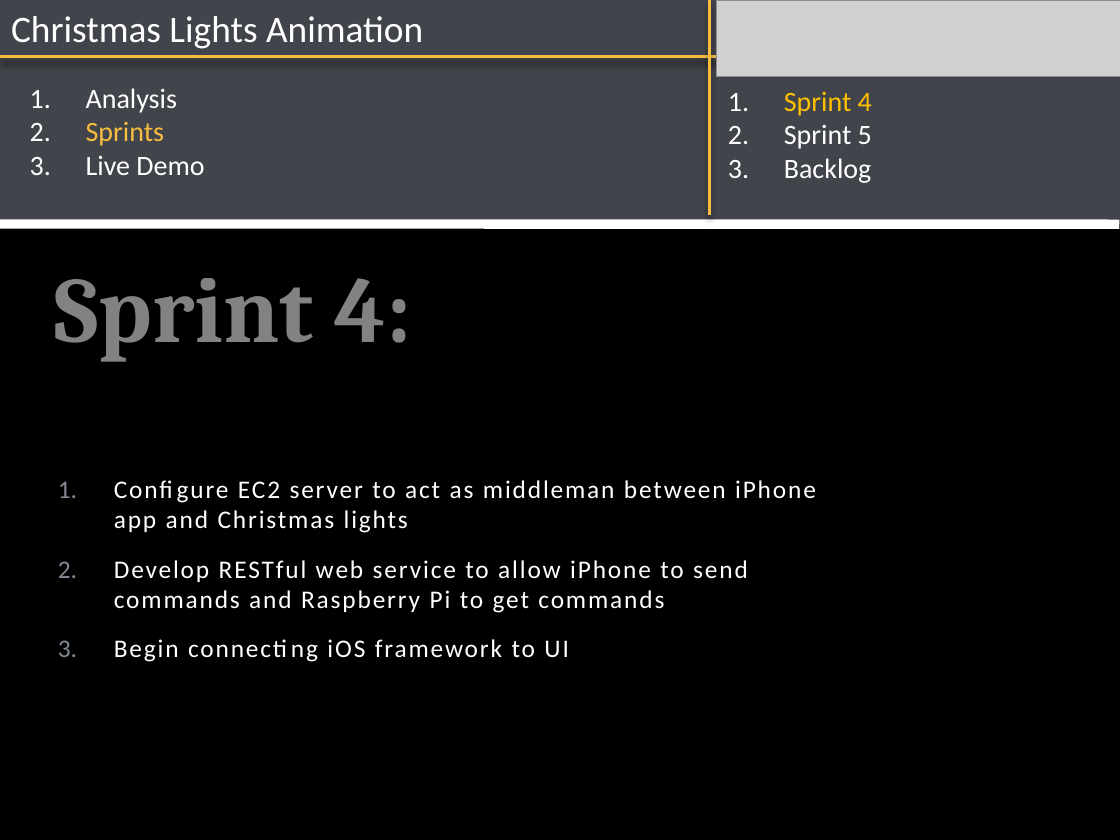
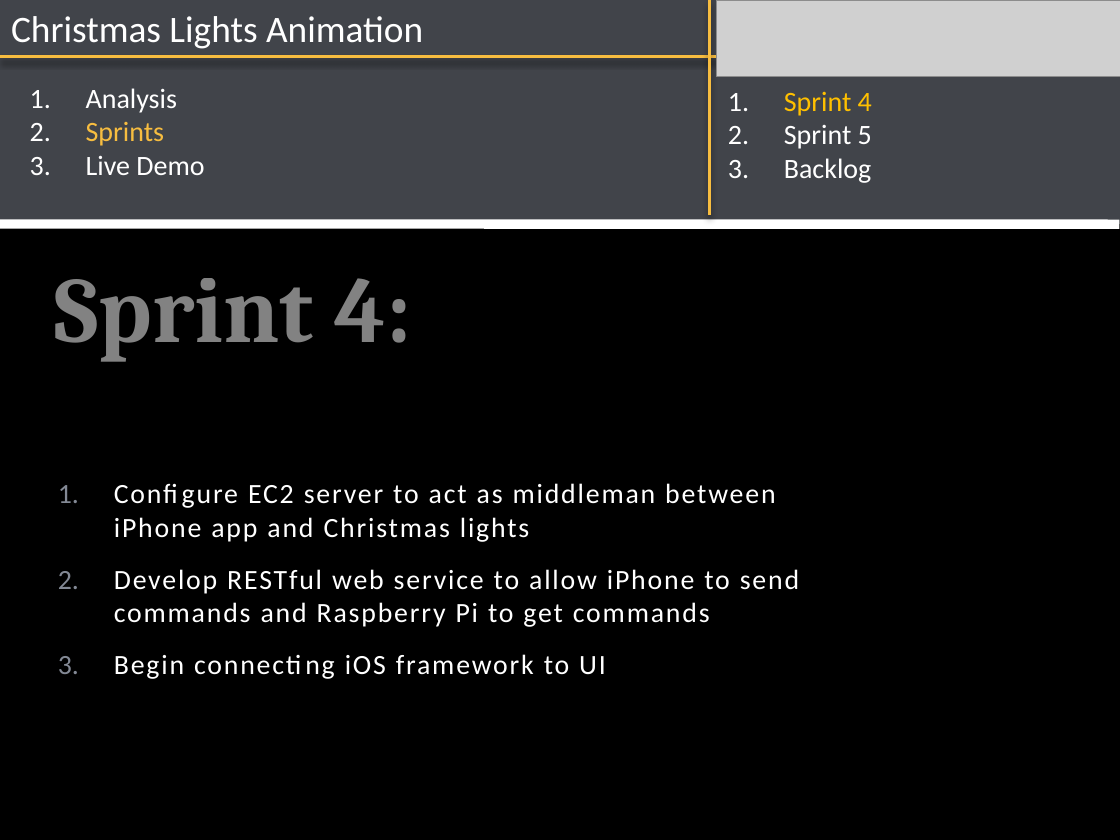
Before and after one commit to SDSMT-CSC/XMASLA, a slide deck: slide 4 of documents/Presentation 3.pptx. Drawn at 1120x840 pixels with LibreOffice and Linux fonts; fonts in the diff are those of the drawing; grey boxes stand for pictures; background and template pictures are left out. Boxes give left, top, right and bottom in pixels: in the first picture for what was removed or moved away, otherwise in the second. Text is boxed around its words. In the diff, an @@ line names an element or a change of style, - is before the commit and + after.

```diff
--- a/documents/Presentation 3.pptx
+++ b/documents/Presentation 3.pptx
@@ subtitle "Configure EC2 server to act ..." at (x1=114, y1=483, x2=799, y2=679): size 16.3 to 17.9 pt @@
```
Also in this commit, not shown: 2 other slides changed, 4 slides added.
